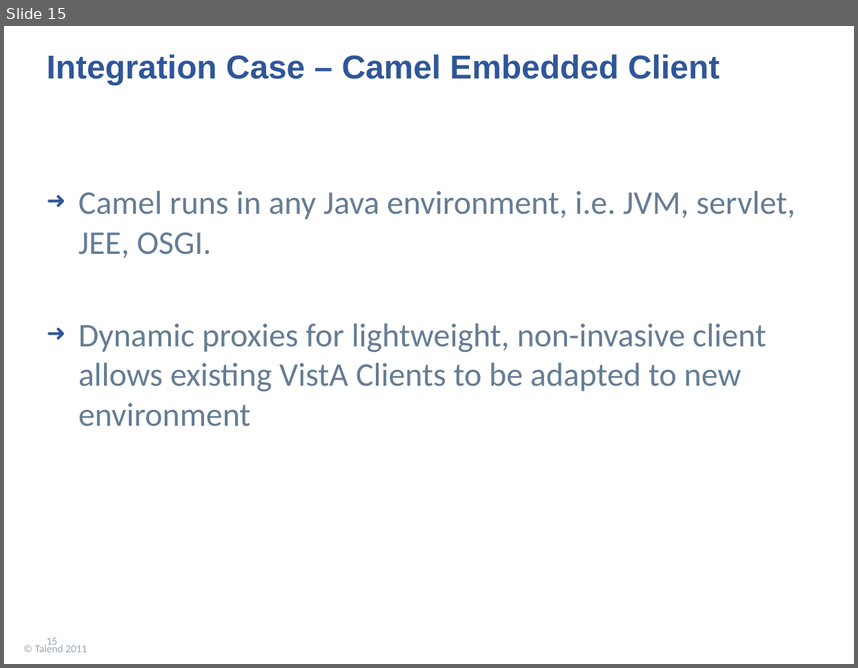
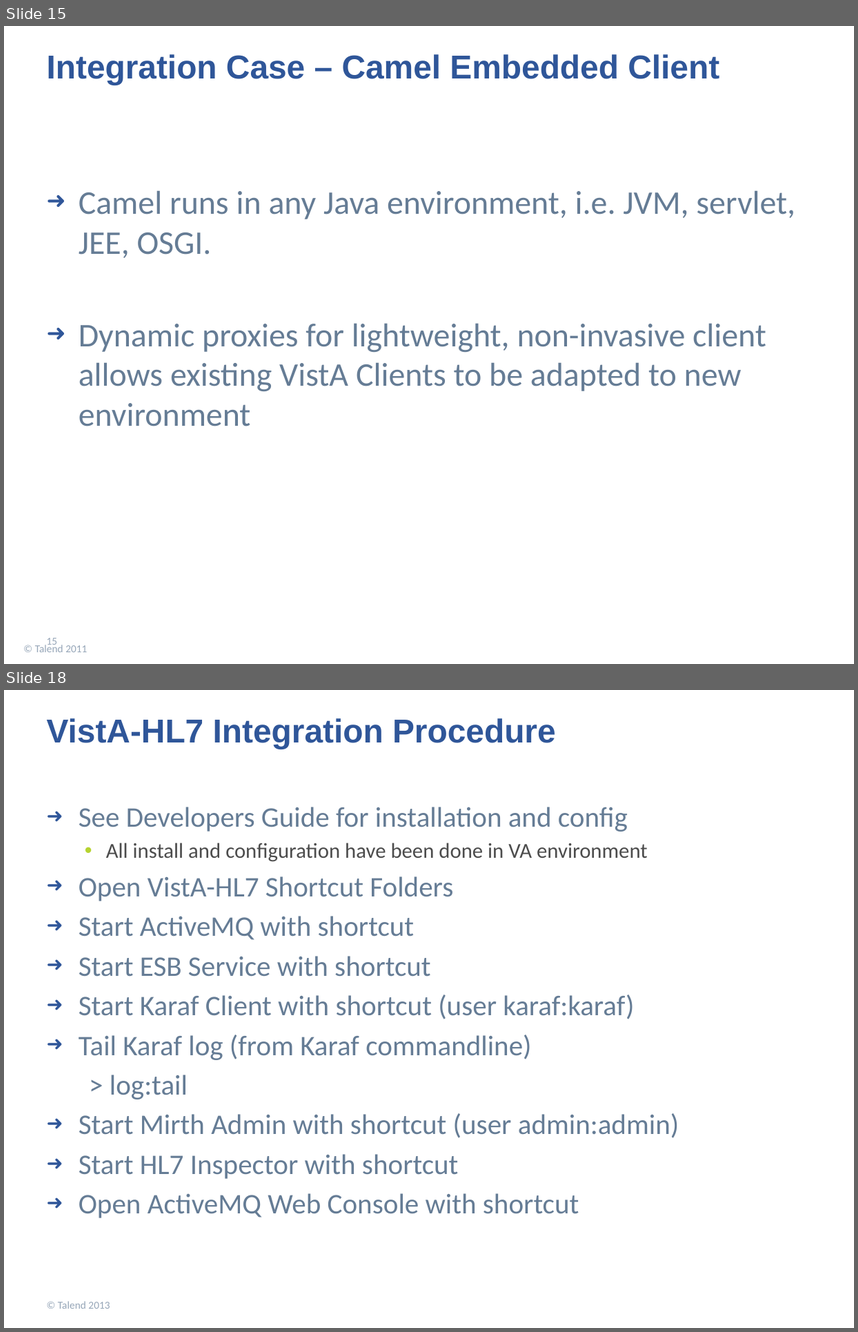
Before and after one commit to openmash/openmash, a slide deck: om_02_OpenMash VistA Integration Cases.pptx. Shown one above the other, each under a label of ours: slide 15 before the commit, slides 15 and 18 after it; the slides between them are not shown. The pictures are 858x668 and 858x1332 pixels, drawn with LibreOffice and Linux fonts; fonts in the diff are those of the drawing; background and template pictures are left out. Boxes give left, top, right and bottom in pixels: in the first picture for what was removed or moved away, otherwise in the second. Text is boxed around its words. In the diff, an @@ line names an element or a change of style, - is before the commit and + after.

Commit message:
Updated integration cases

```diff
--- a/om_02_OpenMash VistA Integration Cases.pptx
+++ b/om_02_OpenMash VistA Integration Cases.pptx
@@ slide 18 added at (4, 690, 854, 1328), background picture (left out) @@
@@ title added at (47, 718, 556, 749), 28 pt, text #2F5699, bold @@
+VistA-HL7 Integration Procedure
@@ text added at (79, 807, 679, 1218), 24 pt, text #657C95 @@
+➜ See Developers Guide for installation and config
+  • All install and configuration have been done in VA environment
+➜ Open VistA-HL7 Shortcut Folders
+➜ Start ActiveMQ with shortcut
+➜ Start ESB Service with shortcut
+➜ Start Karaf Client with shortcut (user karaf:karaf)
+➜ Tail Karaf log (from Karaf commandline)
+> log:tail
+➜ Start Mirth Admin with shortcut (user admin:admin)
+➜ Start HL7 Inspector with shortcut
+➜ Open ActiveMQ Web Console with shortcut
@@ text added at (58, 1301, 110, 1308), 9 pt, text #96A6B8 @@
+© Talend 2013
```
Also in this commit, not shown: 6 other slides added, 2 other files.
